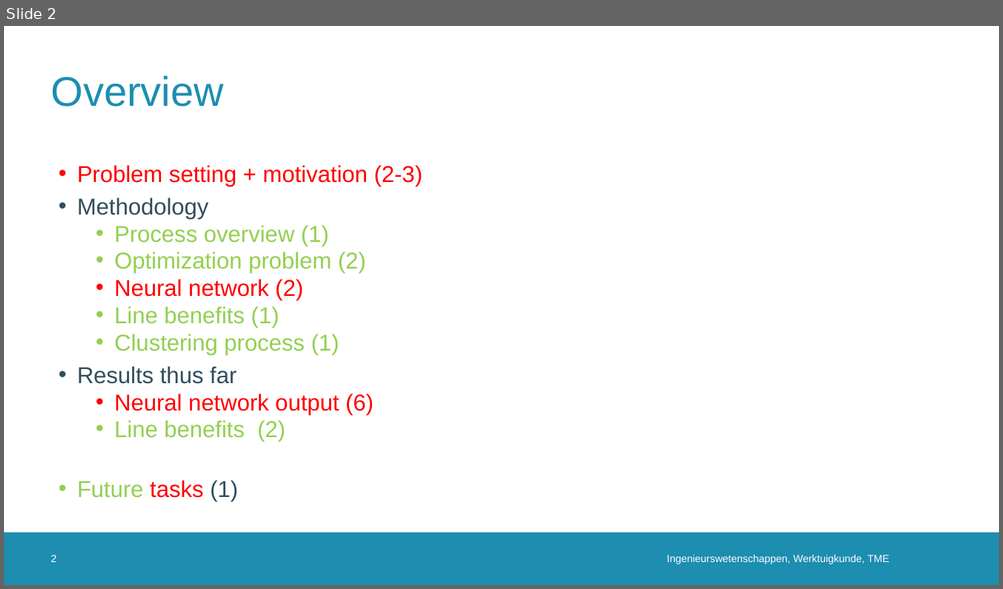
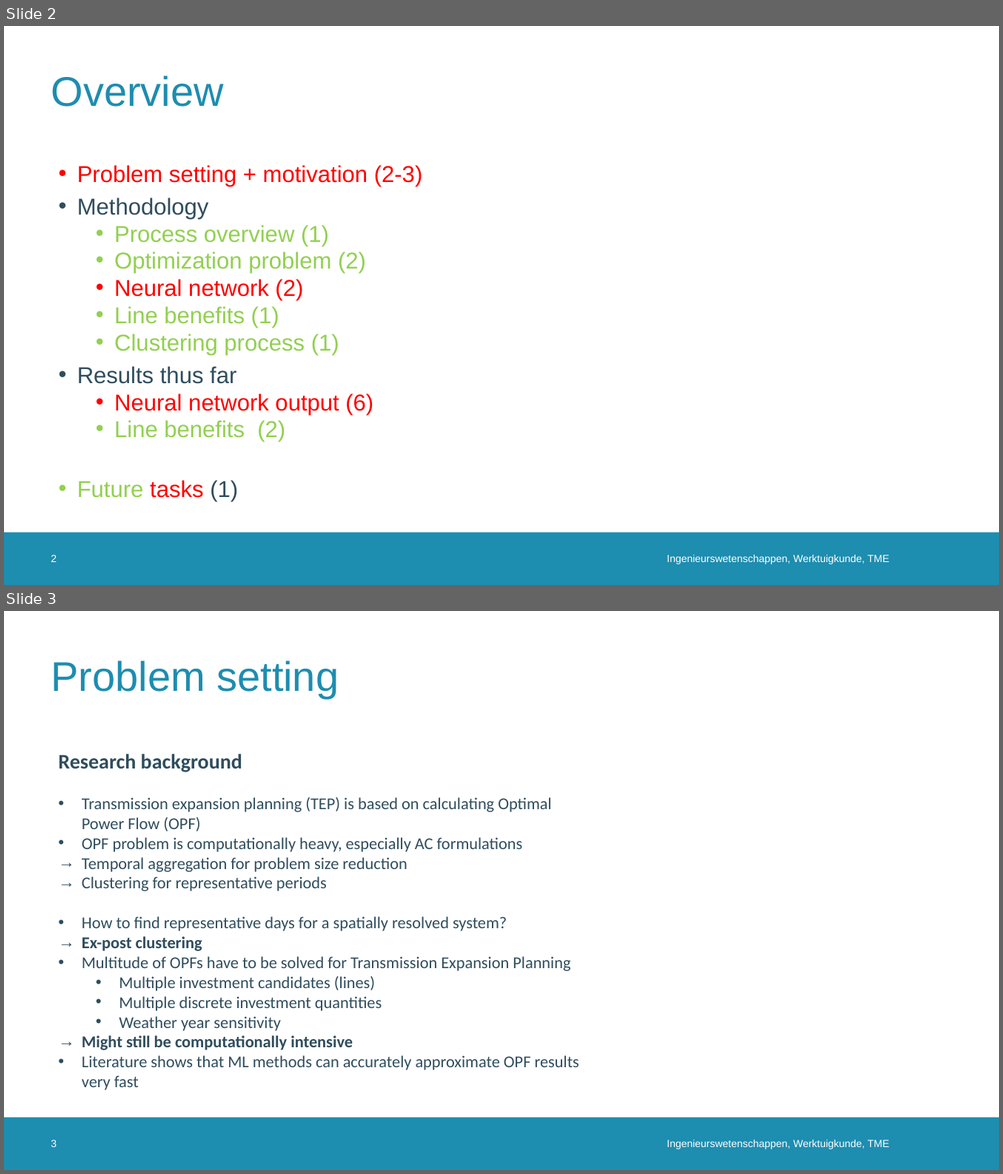
Before and after one commit to erikfilias/JointResearch, a slide deck: 02. Presentations/PresentationGroup.pptx. Shown one above the other, each under a label of ours: slide 2 before the commit, slides 2 and 3 after it. The pictures are 1003x589 and 1003x1174 pixels, drawn with LibreOffice and Linux fonts; fonts in the diff are those of the drawing; background and template pictures are left out. Boxes give left, top, right and bottom in pixels: in the first picture for what was removed or moved away, otherwise in the second. Text is boxed around its words. In the diff, an @@ line names an element or a change of style, - is before the commit and + after.

```diff
--- a/02. Presentations/PresentationGroup.pptx
+++ b/02. Presentations/PresentationGroup.pptx
@@ slide 3 added at bbox=[4, 611, 999, 1170], background #FFFFFF; not listed: 1 template element that a slide beside it also shows @@
@@ title added at bbox=[51, 661, 338, 698], 40 pt, text #1D8DB0 @@
+Problem setting
@@ text added at bbox=[58, 754, 579, 1091], 16 pt, text #2F4D5D @@
+Research background
+• Transmission expansion planning (TEP) is based on calculating Optimal Power Flow (OPF)
+• OPF problem is computationally heavy, especially AC formulations
+→ Temporal aggregation for problem size reduction
+→ Clustering for representative periods
+• How to find representative days for a spatially resolved system?
+→ Ex-post clustering
+• Multitude of OPFs have to be solved for Transmission Expansion Planning
+  • Multiple investment candidates (lines)
+  • Multiple discrete investment quantities
+  • Weather year sensitivity
+→ Might still be computationally intensive
+• Literature shows that ML methods can accurately approximate OPF results very fast
@@ page number added at bbox=[51, 1140, 57, 1147], 10 pt, text #FFFFFF @@
+3
@@ text added at bbox=[666, 1140, 889, 1150], 10 pt, text #FFFFFF @@
+Ingenieurswetenschappen, Werktuigkunde, TME
```
Also in this commit, not shown: 3 slides changed, 3 other slides added.
